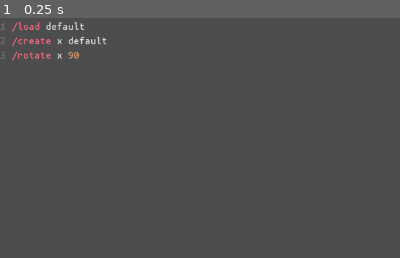
Above: before the commit, frame 1.
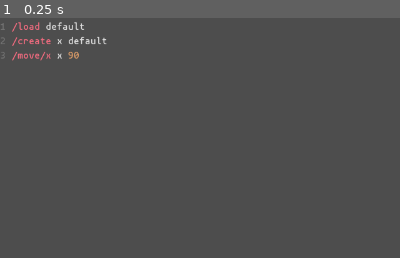
Above: after the commit, the same moment.

Repository: loopier/animatron
Game: Godot game, scene res://main.tscn
Two runs of this game, one before a commit and one after it. Both use one fixed random seed, a clock stepped at 60 frames per second and the inputs below.
Inputs:
- Up to frame 1 (0.25 s): no input
The pictures show only the part of the screen within x 0-50%, y 0-50%; the shares and areas given below are measured in that part.

The runs differ from the first frame. In frame 1, less than 0.1% of the frame differs, in the area x 4-13%, y 14-18%.

Commit message:
Add `/move/x`

Diff:
--- a/CommandInterface.gd
+++ b/CommandInterface.gd
@@ -131,6 +131,7 @@
 	"/position": CommandDescription.new(setActorPropertyWithVector, "", "", Flags.gdScript()),
 	"/position/x": CommandDescription.new(setActorPropertyWithVectorN, "", "", Flags.gdScript()),
 	"/position/y": CommandDescription.new(setActorPropertyWithVectorN, "", "", Flags.gdScript()),
+	"/move/x": CommandDescription.new(moveX, "actor:s xcoord:f", "Move ACTOR to XCOORD relative to the current position.", Flags.asArray(true)),
 	"/rotation/degrees": CommandDescription.new(setActorProperty, "", "", Flags.gdScript()),
 	"/angle": "/rotation/degrees",
 	"/rotate": CommandDescription.new(rotate, "actor:s degrees:f", "Rotate ACTOR a number of DEGREES relative to the current rotation.", Flags.asArray(true)),
@@ -518,7 +519,7 @@
 ## [param args[1]] is the value.
 func setNodePropertyWithVectorN(node, property, value) -> Status:
 	var vec = node.call("get_" + property.get_slice("/", 1).to_snake_case())
-	var axis = property.get_slice("/", 2).to_snake_case()
+	var axis = property.get_slice("/", 2)
 	value = float(value)
 	match axis:
 		"x": vec.x = value
@@ -590,8 +591,17 @@
 	if currentValue == null: return Status.error("Property not found: %s.%s" % [object.name, property])
 	match typeof(currentValue):
 		TYPE_VECTOR2, TYPE_VECTOR3, TYPE_VECTOR4:
+			# need to convert values to vector to do the math, then convert them
+			# back to array for setNodePropertyWithVector, which only accepts array arguments
+			# because it's a callabe in a CommandDescription which can't pass vector carguments.
 			modifier = arrayToVector(values)
-			setNodePropertyWithVector(object, property, currentValue + modifier)
+			var modifiedVec = currentValue + modifier
+			var modifiedValues : Array
+			match typeof(currentValue):
+				TYPE_VECTOR2: modifiedValues = [modifiedVec.x, modifiedVec.y]
+				TYPE_VECTOR3: modifiedValues = [modifiedVec.x, modifiedVec.y, modifiedVec.y]
+				TYPE_VECTOR4: modifiedValues = [modifiedVec.x, modifiedVec.y, modifiedVec.y, modifiedVec.z]
+			setNodePropertyWithVector(object, property, modifiedValues)
 			return Status.ok(object.get(property))
 		TYPE_ARRAY: modifier = values
 		TYPE_FLOAT: modifier = float(values[0])
@@ -734,7 +744,9 @@
 	return Status.ok()
 
 func rotate(args: Array) -> Status:
-	args = ["/rotation/degrees"] + args
-	Log.debug("rotate: %s" % [args])
-	var result : Status = setRelativeProperty(args)
+	var result : Status = setRelativeProperty(["/rotation/degrees"] + args)
 	return Status.ok()
+
+func moveX(args: Array) -> Status:
+	var result : Status = setRelativeProperty(["/position"] + args + [0])
+	return Status.ok()
--- a/main.tscn
+++ b/main.tscn
@@ -36,7 +36,7 @@
 theme = ExtResource("3_fotw2")
 text = "/load default
 /create x default
-/rotate x 90"
+/move/x x 90"
 placeholder_text = "code editor"
 highlight_all_occurrences = true
 syntax_highlighter = SubResource("CodeHighlighter_833ra")
